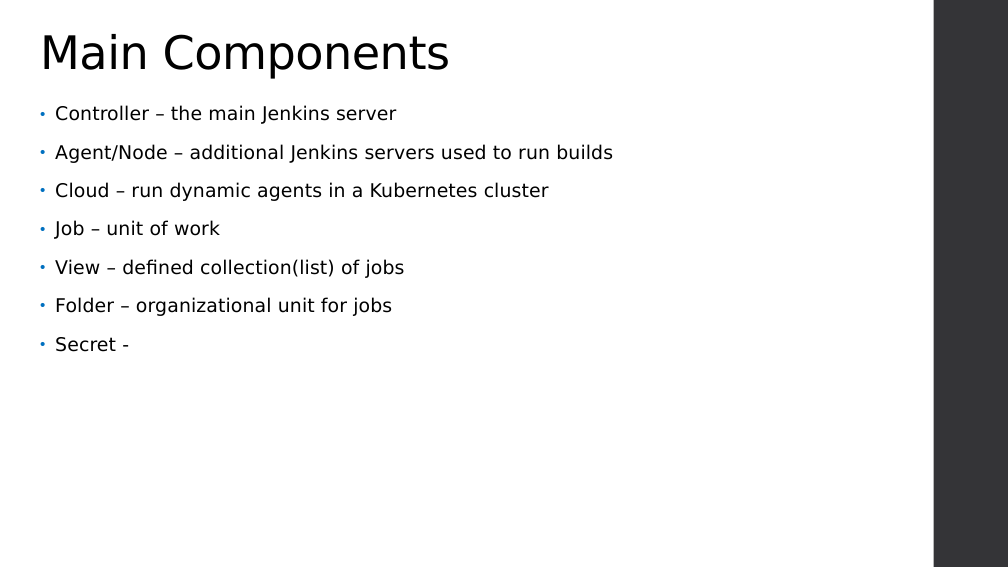
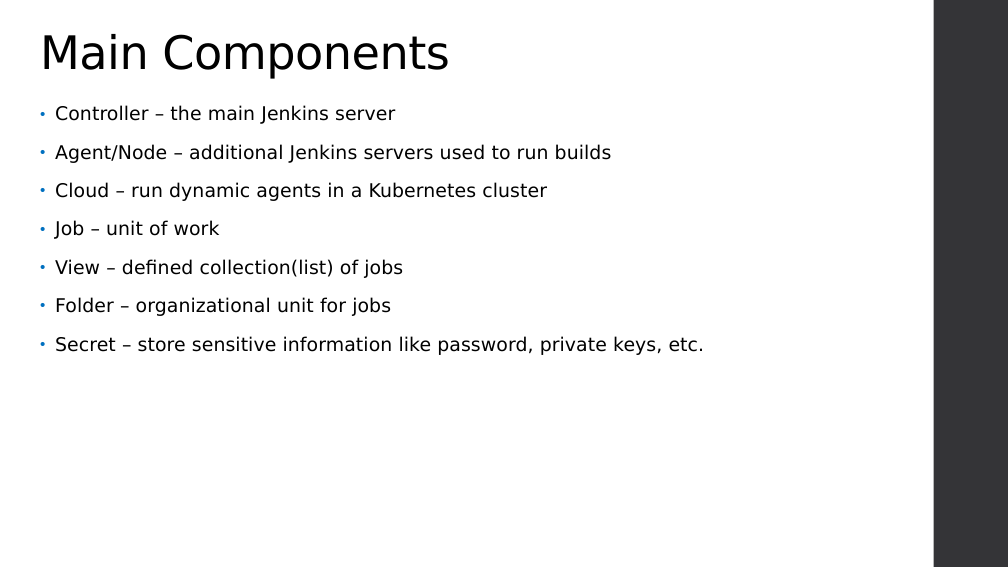
Before and after one commit to varadinov/DevSecOps, a slide deck: slide 9 of 06_cicd/Jenkins.pptx. Drawn at 1008x567 pixels with LibreOffice and Linux fonts; fonts in the diff are those of the drawing; background and template pictures are left out. Boxes give left, top, right and bottom in pixels: in the first picture for what was removed or moved away, otherwise in the second. Text is boxed around its words. In the diff, an @@ line names an element or a change of style, - is before the commit and + after.

```diff
--- a/06_cicd/Jenkins.pptx
+++ b/06_cicd/Jenkins.pptx
@@ text at box(55, 336, 705, 355): text changed @@
-• Secret -
+• Secret – store sensitive information like password, private keys, etc.
```
Also in this commit, not shown: 5 other slides changed, 2 slides added, 1 slide removed.
